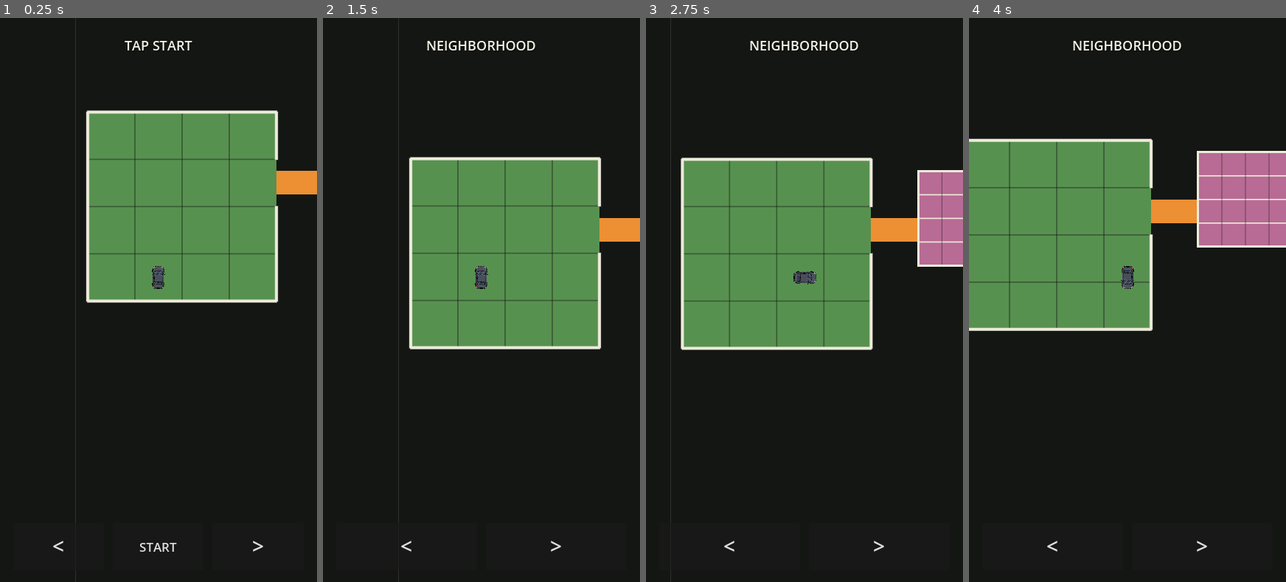
Above: before the commit, frames 1-4 (left to right).
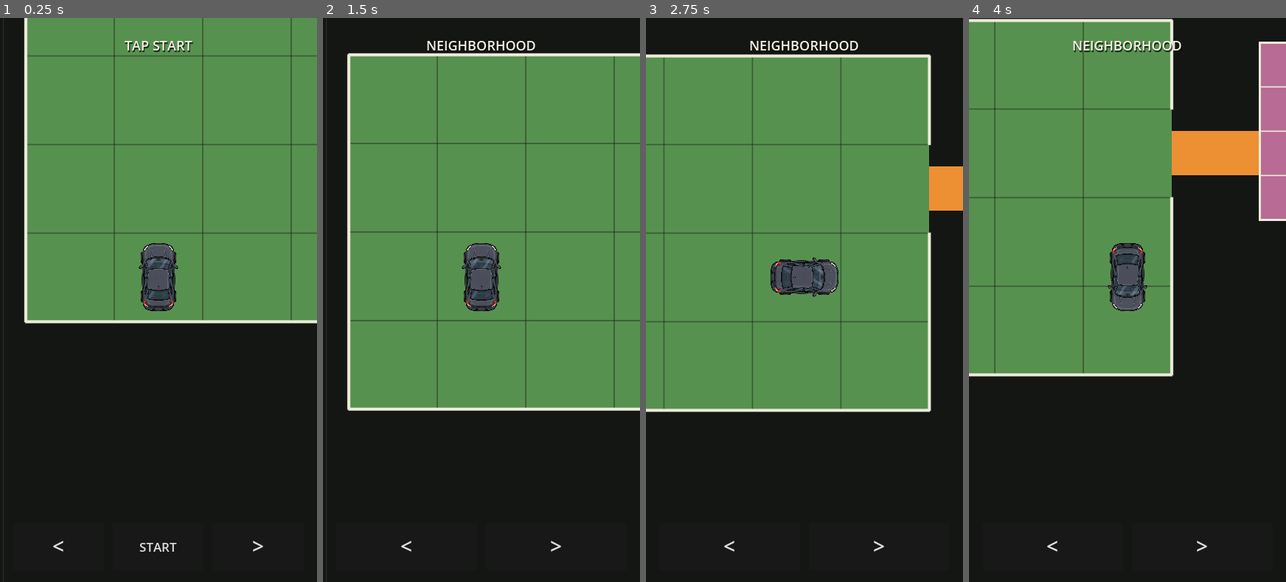
Above: after the commit, the same moments.

Repository: patrickcallahancomedy/comedian
Game: Godot game, scene res://scenes/drive/drive_module.tscn
The game is run twice, just before and just after one commit, with the same random seed, the same clock (stepped at 60 frames per second) and the same inputs.
Inputs (mouse positions are in pixels of both pictures, inside the frame that each line leads up to):
- Up to frame 1 (0.25 s): no input
- Up to frame 2 (1.5 s): click "START" at 0.5 s; tap Enter (ui_accept) at 1.25 s; move the mouse to (551, 271) at 1.27 s; hold Right from 1.28 s (still down); tap Space at 1.35 s; click (551, 271) at 1.42 s
- Up to frame 3 (2.75 s): tap Enter (ui_accept) at 1.52 s; release Right at 2 s; drag from (741, 328) to (788, 412) at 2.02 s
- Up to frame 4 (4 s): move the mouse to (1159, 175) at 2.77 s; hold Right 2.78-3.5 s; tap Space at 2.85 s; drag from (1111, 412) to (1032, 215) at 3.52 s

The runs differ from the first frame. In frame 1, 33% of the frame differs, in the area x 0-100%, y 0-100%; in frame 2, 42%; in frame 3, 42%; in frame 4, 32%.

Commit message:
DRIVE GRID v0.1 zoom in world and enlarge car

Diff:
--- a/godot/scripts/drive/drive_grid_controller.gd
+++ b/godot/scripts/drive/drive_grid_controller.gd
@@ -12,8 +12,8 @@
 const MAP = preload("res://scripts/drive/drive_grid_map.gd")
 
 const STEP_SECONDS := 1.0
-const WORLD_ZOOM := 1.6
-const CAR_REFERENCE_SCALE := 0.34
+const WORLD_ZOOM := 3.0
+const CAR_REFERENCE_SCALE := 1.0
 
 const NEIGHBORHOOD_COLOR := Color(0.34, 0.57, 0.31)
 const CONNECTOR_COLOR := Color(0.93, 0.56, 0.20)
@@ -179,7 +179,6 @@
 		status_label.text = "CONNECTOR"
 		return
 
-	# The perimeter is closed everywhere except the outside gate.
 	move_to = move_from
 	scale_to = scale_from
 	blocked_this_step = true
@@ -202,7 +201,6 @@
 			status_label.text = "CONNECTOR"
 			return
 
-		# Missing the exit never traps the player. Start the highway again.
 		missed_turns += 1
 		highway_column = 0
 		highway_lane = queued_highway_lane
@@ -348,7 +346,6 @@
 	_draw_world_line(Vector2(rect.position.x, rect.end.y), rect.end, BORDER_COLOR, 4.0)
 	_draw_world_line(rect.position, Vector2(rect.position.x, rect.end.y), BORDER_COLOR, 4.0)
 
-	# Right wall is split around the one legal outside gate.
 	_draw_world_line(
 		Vector2(rect.end.x, rect.position.y),
 		Vector2(rect.end.x, gate_top),
@@ -386,7 +383,6 @@
 
 	_draw_world_rect_outline(MAP.HIGHWAY_RECT, BORDER_COLOR, 3.0)
 
-	# The only successful exit is the final cell in lane 4.
 	var exit_rect := Rect2(
 		Vector2(
 			MAP.HIGHWAY_RECT.end.x - MAP.HIGHWAY_CELL,
